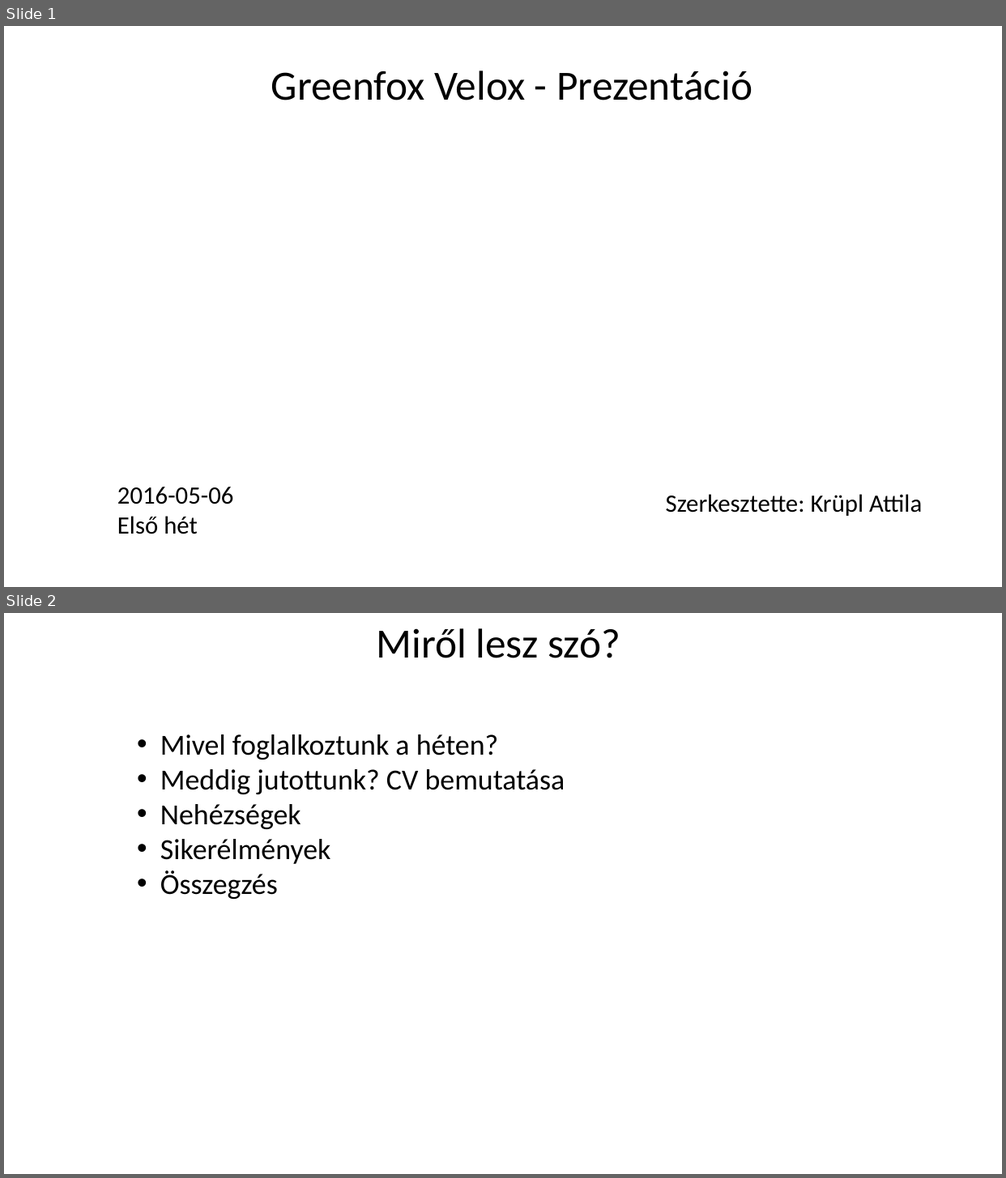
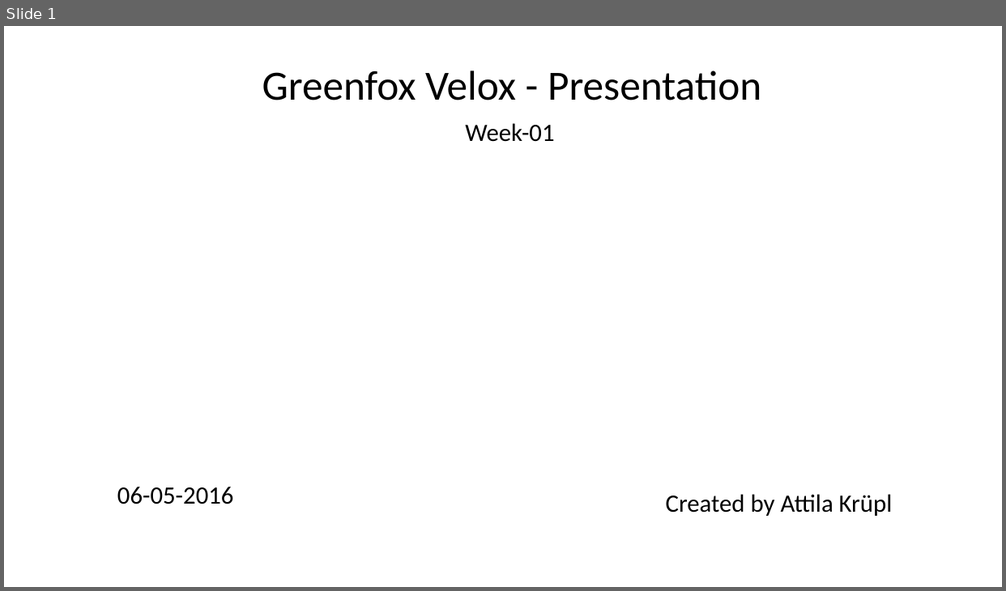
Before and after one commit to greenfox-velox/attilakrupl, a slide deck: week-01/day-5/presentation/Presentation_Week-01.pptx. Shown one above the other, each under a label of ours: slides 1 and 2 before the commit, slide 1 after it. The pictures are 1006x1178 and 1006x591 pixels, drawn with LibreOffice and Linux fonts; fonts in the diff are those of the drawing; background and template pictures are left out. Boxes give left, top, right and bottom in pixels: in the first picture for what was removed or moved away, otherwise in the second. Text is boxed around its words. In the diff, an @@ line names an element or a change of style, - is before the commit and + after.

```diff
--- a/week-01/day-5/presentation/Presentation_Week-01.pptx
+++ b/week-01/day-5/presentation/Presentation_Week-01.pptx
@@ slide 2 removed at (4,613,1002,1174), background picture (left out) @@
@@ text removed at (377,628,620,658) @@
-Miről lesz szó?
@@ text removed at (160,735,565,899) @@
-• Mivel foglalkoztunk a héten?
-• Meddig jutottunk? CV bemutatása
-• Nehézségek
-• Sikerélmények
-• Összegzés
@@ slide 1 changed as well @@
@@ text at (262,71,761,101): text changed @@
-Greenfox Velox - Prezentáció
+Greenfox Velox - Presentation
@@ text added at (465,123,554,142), 24 pt, text #000000 @@
+Week-01
@@ text at (117,487,234,505): text changed @@
-2016-05-06
-Első hét
+06-05-2016
@@ text at (666,494,893,516): text changed @@
-Szerkesztette: Krüpl Attila
+Created by Attila Krüpl
```
Also in this commit, not shown: 6 slides added, 2 other slides removed, 1 other file.
